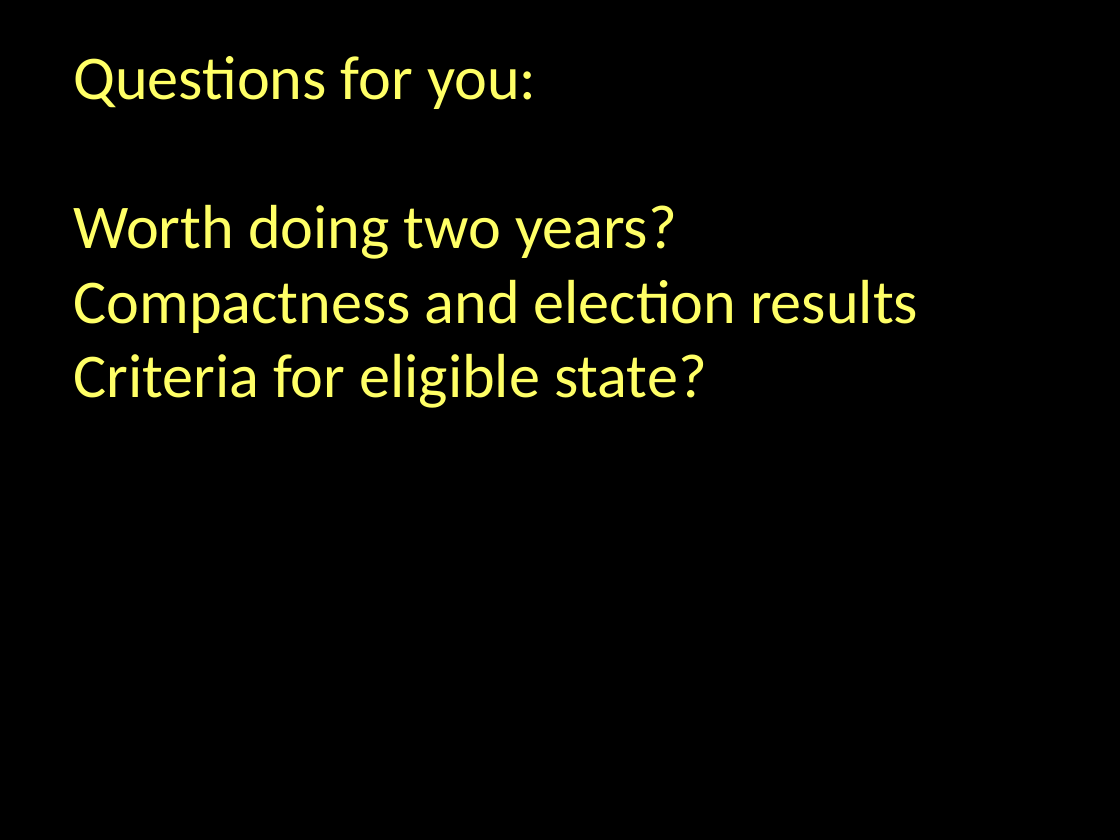
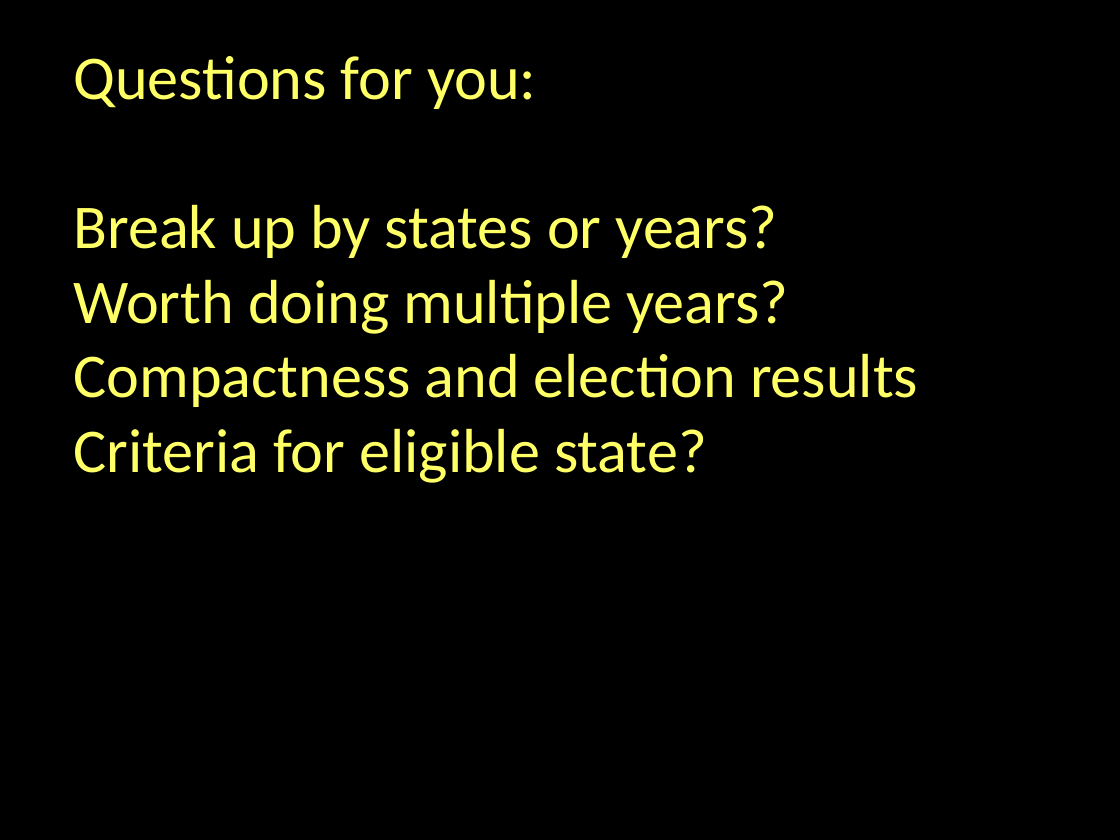
Before and after one commit to jshannon75/geog4300, a slide deck: slide 26 of Slides/Geog4300 Fa17 Lecture 11-2 Wilcoxon Normality.pptx. Drawn at 1120x840 pixels with LibreOffice and Linux fonts; fonts in the diff are those of the drawing. Boxes give left, top, right and bottom in pixels: in the first picture for what was removed or moved away, otherwise in the second. Text is boxed around its words. In the diff, an @@ line names an element or a change of style, - is before the commit and + after.

Commit message:
Lecture 11-2 tweak

```diff
--- a/Slides/Geog4300 Fa17 Lecture 11-2 Wilcoxon Normality.pptx
+++ b/Slides/Geog4300 Fa17 Lecture 11-2 Wilcoxon Normality.pptx
@@ text at [74, 204, 789, 334]: text changed @@
-Worth doing two years?
+Break up by states or years?
+Worth doing multiple years?
```
Also in this commit, not shown: 1 other slide changed.
